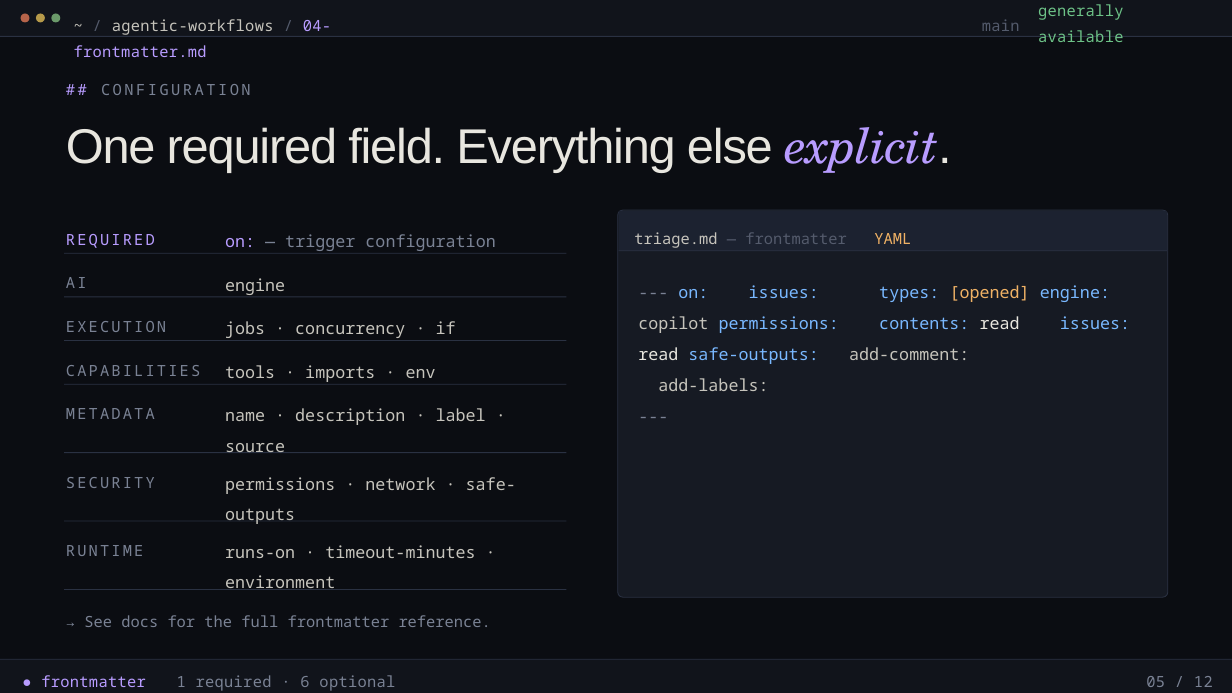
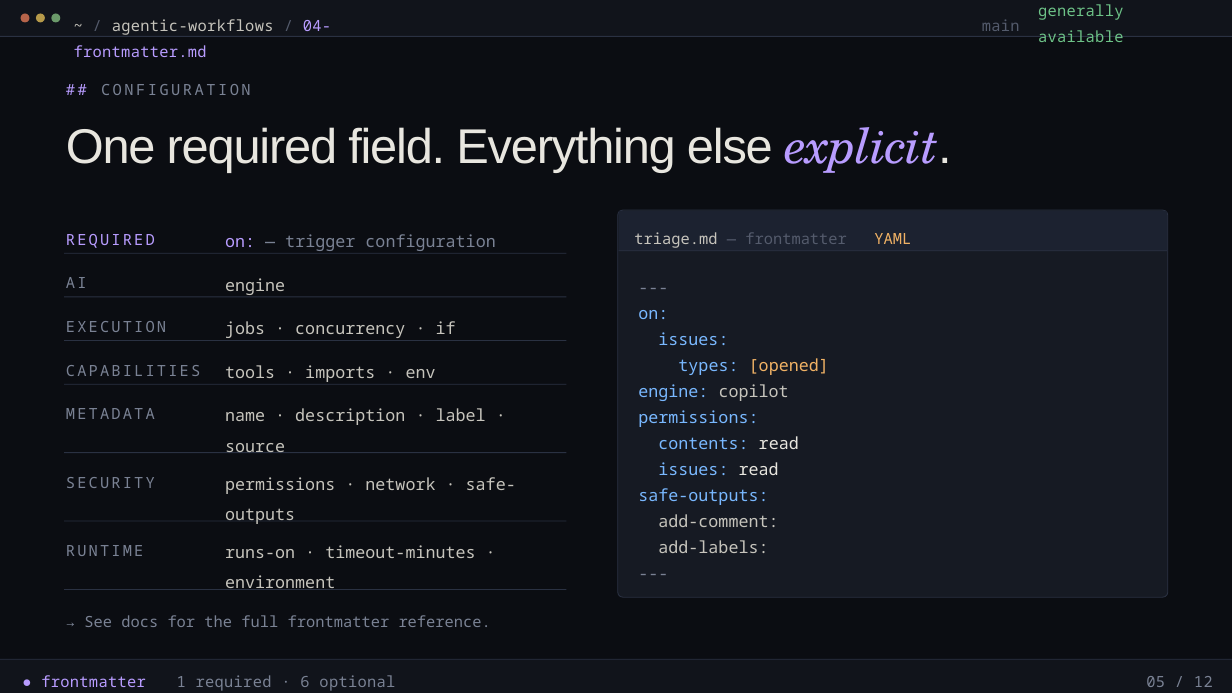
Before and after one commit to v-thlewis/agentic-efficiency-improver-fieldguide, a slide deck: slide 5 of agentic-workflows-101.pptx. Drawn at 1232x693 pixels with LibreOffice and Linux fonts; fonts in the diff are those of the drawing. Boxes give left, top, right and bottom in pixels: in the first picture for what was removed or moved away, otherwise in the second. Text is boxed around its words. In the diff, an @@ line names an element or a change of style, - is before the commit and + after.

```diff
--- a/agentic-workflows-101.pptx
+++ b/agentic-workflows-101.pptx
@@ text at [638, 310, 829, 527]: text changed @@
---- on: issues: types: [opened] engine: copilot permissions: contents: read issues: read safe-outputs: add-comment:
+---
+on:
+issues:
+types: [opened]
+engine: copilot
+permissions:
+contents: read
+issues: read
+safe-outputs:
+add-comment:
@@ text at [658, 540, 768, 553]: line spacing 1.55 to 1.3 @@
```
Also in this commit, not shown: 1 other slide changed.
